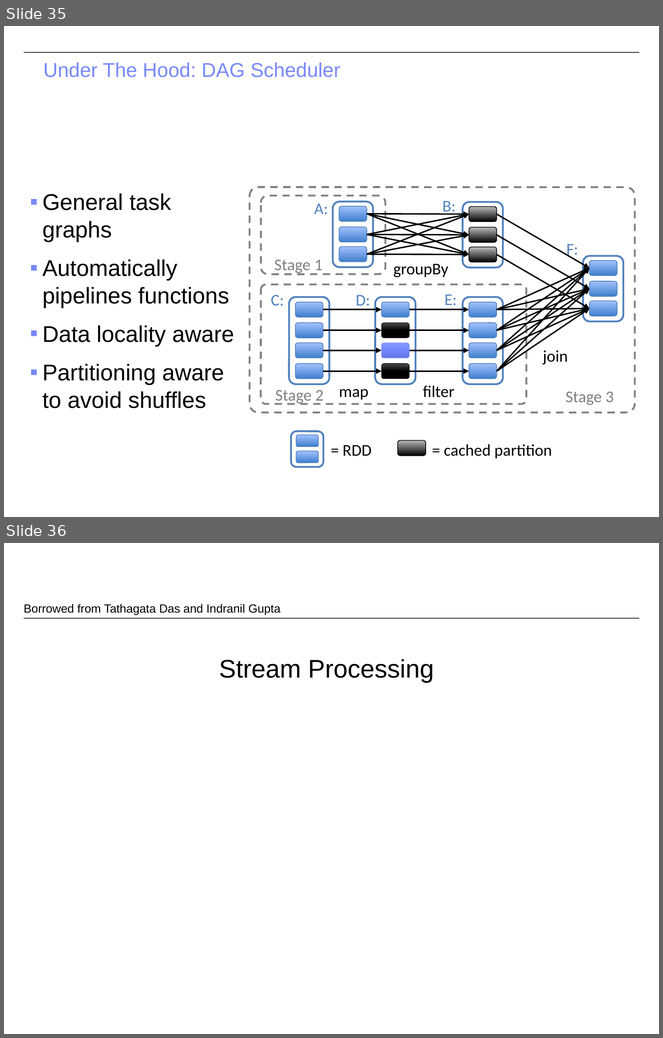
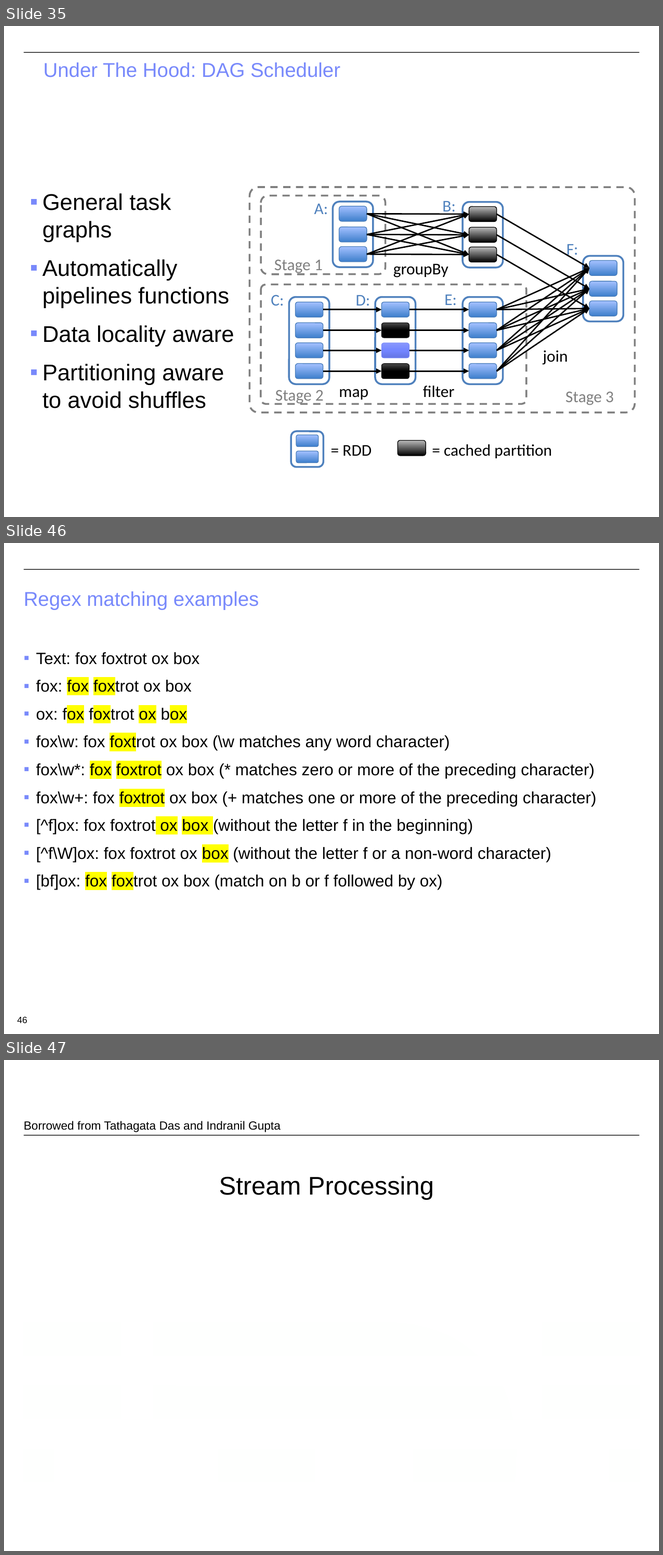
Before and after one commit to CS-W4121/cs-w4121.github.io, a slide deck: slides/Topic 6 - MapReduce and Spark.pptx. Shown one above the other, each under a label of ours: slides 35 and 36 before the commit, slides 35, 46 and 47 after it; the slides between them are not shown. The pictures are 663x1038 and 663x1555 pixels, drawn with LibreOffice and Linux fonts; fonts in the diff are those of the drawing; background and template pictures are left out. Boxes give left, top, right and bottom in pixels: in the first picture for what was removed or moved away, otherwise in the second. Text is boxed around its words. In the diff, an @@ line names an element or a change of style, - is before the commit and + after.

```diff
--- a/slides/Topic 6 - MapReduce and Spark.pptx
+++ b/slides/Topic 6 - MapReduce and Spark.pptx
@@ slide 46 added at [4,543,659,1034], background #FFFFFF; not listed: 1 template element that a slide beside it also shows @@
@@ title added at [24,591,259,610], 22 pt, text #7889FB @@
+Regex matching examples
@@ text added at [36,652,597,890], 18 pt, text #000000 @@
+▪ Text: fox foxtrot ox box
+▪ fox: fox foxtrot ox box
+▪ ox: fox foxtrot ox box
+▪ fox\w: fox foxtrot ox box (\w matches any word character)
+▪ fox\w*: fox foxtrot ox box (* matches zero or more of the preceding character)
+▪ fox\w+: fox foxtrot ox box (+ matches one or more of the preceding character)
+▪ [^f]ox: fox foxtrot ox box (without the letter f in the beginning)
+▪ [^f\W]ox: fox foxtrot ox box (without the letter f or a non-word character)
+▪ [bf]ox: fox foxtrot ox box (match on b or f followed by ox)
@@ page number added at [17,1017,27,1023], 10 pt, text #000000 @@
+46
@@ what was slide 36 is now slide 47 @@
```
Also in this commit, not shown: 4 slides changed, 10 other slides added, 3 other files.
